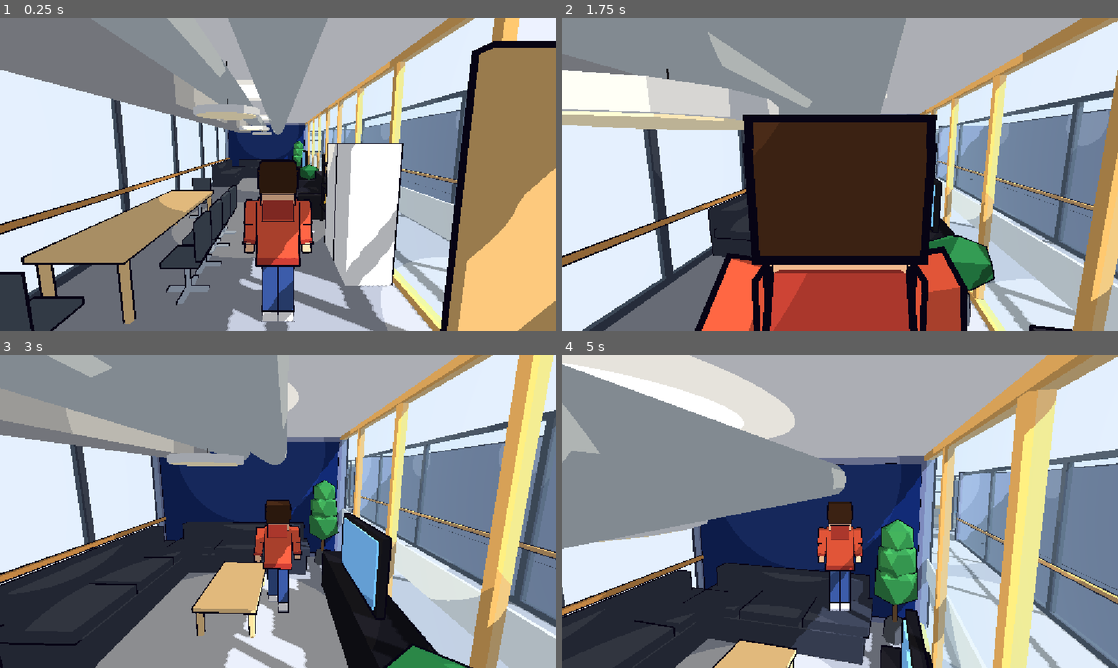
Above: before the commit, frames 1-4 (two rows, left to right).
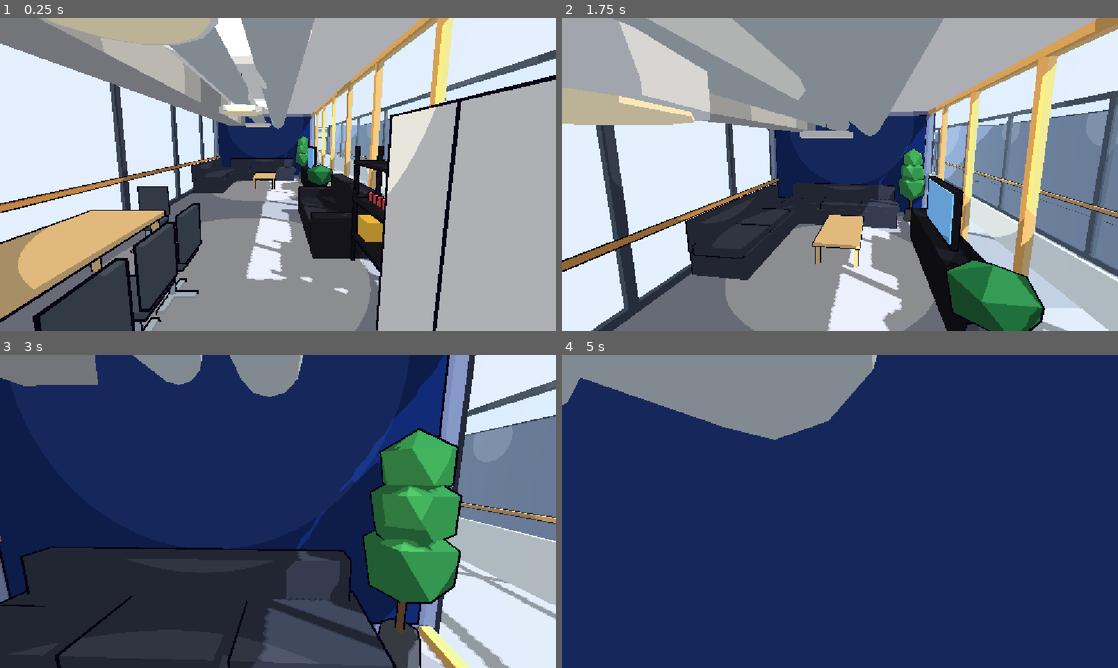
Above: after the commit, the same moments.

Repository: AJC0520/student_game
Game: Godot game, scene res://scenes/main.tscn
Two runs of this game, one before a commit and one after it. Both use one fixed random seed, a clock stepped at 60 frames per second and the inputs below.
Inputs (mouse positions are in pixels of both pictures, inside the frame that each line leads up to):
- Up to frame 1 (0.25 s): no input
- Up to frame 2 (1.75 s): tap Enter at 0.5 s; move the mouse to (867, 174) at 0.52 s; hold V (toggle_view, bound only after the commit) 0.53-1.28 s; hold W (move_forward) from 0.53 s (still down); tap Space (jump) at 0.77, 1.52 s; move the mouse to (812, 174) at 1.27 s; tap Shift (sprint) at 1.35 s; tap V (toggle_view, bound only after the commit) at 1.55 s
- Up to frame 3 (3 s): keep holding W (move_forward); move the mouse to (289, 505) at 2.02 s; hold V (toggle_view, bound only after the commit) 2.03-2.78 s; move the mouse to (272, 517) at 2.77 s; tap V (toggle_view, bound only after the commit) at 2.85 s
- Up to frame 4 (5 s): keep holding W (move_forward); tap Space (jump) at 3.02, 3.77, 4.52 s; move the mouse to (878, 514) at 3.52 s; hold Shift (sprint) 3.53-4.28 s; tap V (toggle_view, bound only after the commit) at 3.8, 4.35 s; move the mouse to (795, 508) at 4.27 s

The runs differ from the first frame. In frame 1, 69% of the frame differs, in the area x 0-100%, y 0-100%; in frame 2, 59%; in frame 3, 76%; in frame 4, 92%.

Commit message:
feat(player): add first-person camera with V to toggle view
First person is now the default: the character model is hidden and the camera sits at eye height. V switches to the third-person orbit camera.

Diff:
--- a/godot_project/scripts/player.gd
+++ b/godot_project/scripts/player.gd
@@ -1,16 +1,21 @@
 extends CharacterBody3D
-## Third-person walker.
+## Walker with a first- or third-person camera (V toggles, `first_person` sets the default).
 ## Move: WASD / arrow keys (input actions move_*, relative to the camera), run: Shift (sprint), jump: Space,
-## orbit camera: mouse, Esc frees the mouse.
+## look / orbit camera: mouse, Esc frees the mouse.
 ## Collision shape, camera rig and character model live in scenes/player.tscn so they can be tuned in the editor.
 
 @export var walk_speed: float = 3.5
 @export var run_speed: float = 6.0
+## Start in first person: the character model is hidden and the camera sits at eye height.
+@export var first_person: bool = true
 @export var jump_velocity: float = 4.6      # ~1 m jump height
 @export var turn_speed: float = 12.0        # how quickly the character turns towards the walking direction
 @export var mouse_sensitivity: float = 0.0025
-@export var min_pitch: float = deg_to_rad(-65.0)   # camera looking down on the player
-@export var max_pitch: float = deg_to_rad(30.0)    # camera dipping below head height
+@export var min_pitch: float = deg_to_rad(-65.0)   # third person: camera looking down on the player
+@export var max_pitch: float = deg_to_rad(30.0)    # third person: camera dipping below head height
+@export var eye_height: float = 1.65
+@export var third_person_height: float = 1.55
+@export var third_person_distance: float = 3.4
 
 ## Set true to freeze walking (cutscenes etc.); looking around still works.
 var locked: bool = false
@@ -21,6 +26,7 @@
 
 @onready var _cam_pivot: Node3D = $CameraPivot
 @onready var _model: Node3D = $Model
+@onready var _arm: SpringArm3D = $CameraPivot/SpringArm3D
 
 ## Fallback if the input map in project.godot has no entries (e.g. the editor overwrote it).
 const _DEFAULT_ACTIONS := {
@@ -30,6 +36,7 @@
 	"move_right": [KEY_D, KEY_RIGHT],
 	"sprint": [KEY_SHIFT],
 	"jump": [KEY_SPACE],
+	"toggle_view": [KEY_V],
 }
 
 
@@ -40,7 +47,7 @@
 	_yaw = rotation.y
 	rotation = Vector3.ZERO
 	_model.rotation.y = _yaw
-	_apply_camera()
+	_apply_view()
 	Input.mouse_mode = Input.MOUSE_MODE_CAPTURED
 
 
@@ -48,8 +55,11 @@
 	if event is InputEventMouseMotion and Input.mouse_mode == Input.MOUSE_MODE_CAPTURED:
 		var motion := event as InputEventMouseMotion
 		_yaw = wrapf(_yaw - motion.relative.x * mouse_sensitivity, -PI, PI)
-		_pitch = clampf(_pitch - motion.relative.y * mouse_sensitivity, min_pitch, max_pitch)
+		_pitch = clampf(_pitch - motion.relative.y * mouse_sensitivity, _min_pitch(), _max_pitch())
 		_apply_camera()
+	elif event.is_action_pressed("toggle_view"):
+		first_person = not first_person
+		_apply_view()
 	elif event is InputEventKey and event.is_pressed() and (event as InputEventKey).keycode == KEY_ESCAPE:
 		Input.mouse_mode = Input.MOUSE_MODE_VISIBLE
 	elif event is InputEventMouseButton and event.is_pressed():
@@ -72,7 +82,9 @@
 			velocity.y = jump_velocity
 	move_and_slide()
 
-	if direction != Vector3.ZERO:
+	if first_person:
+		_model.rotation.y = _yaw
+	elif direction != Vector3.ZERO:
 		var target_yaw := atan2(-direction.x, -direction.z)   # model faces -Z at rotation 0
 		_model.rotation.y = lerp_angle(_model.rotation.y, target_yaw, clampf(delta * turn_speed, 0.0, 1.0))
 	_model.call("update_pose", delta, Vector2(velocity.x, velocity.z).length(), run_speed, is_on_floor(), velocity.y)
@@ -80,6 +92,24 @@
 
 func _apply_camera() -> void:
 	_cam_pivot.rotation = Vector3(_pitch, _yaw, 0.0)
+
+
+## Switches between the eye-height camera (model hidden) and the orbiting camera behind the character.
+func _apply_view() -> void:
+	_model.visible = not first_person
+	_arm.spring_length = 0.0 if first_person else third_person_distance
+	_arm.collision_mask = 0 if first_person else 1
+	_cam_pivot.position.y = eye_height if first_person else third_person_height
+	_pitch = clampf(_pitch, _min_pitch(), _max_pitch())
+	_apply_camera()
+
+
+func _min_pitch() -> float:
+	return deg_to_rad(-85.0) if first_person else min_pitch
+
+
+func _max_pitch() -> float:
+	return deg_to_rad(85.0) if first_person else max_pitch
 
 
 static func _ensure_input_actions() -> void:
